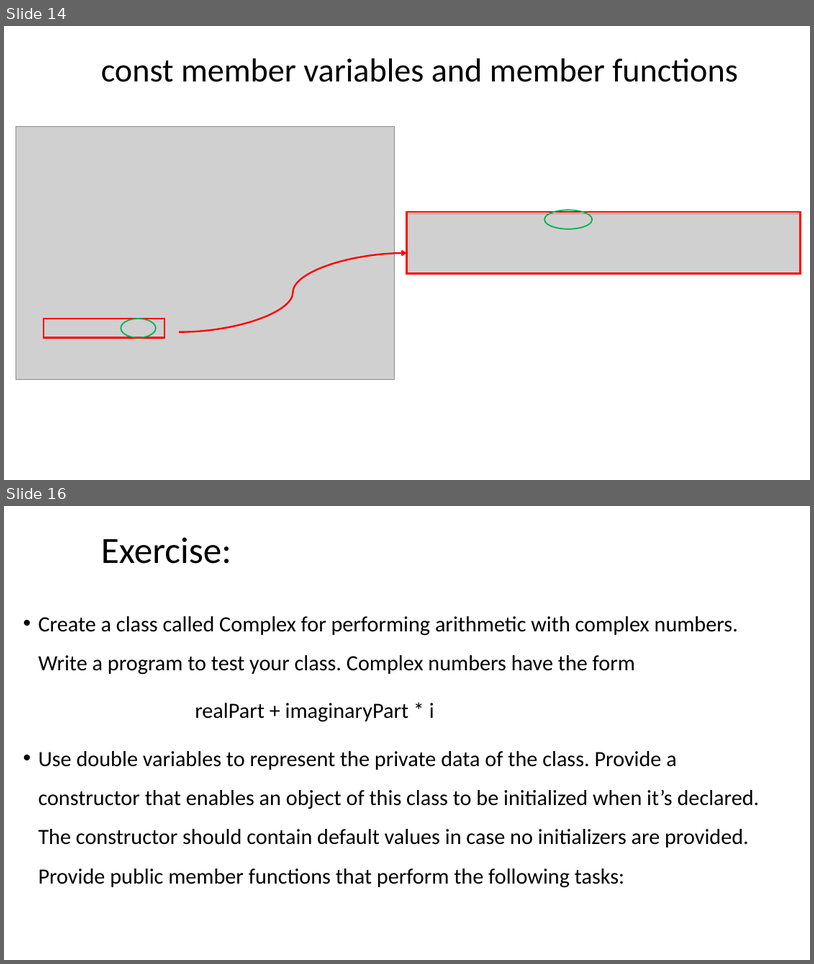
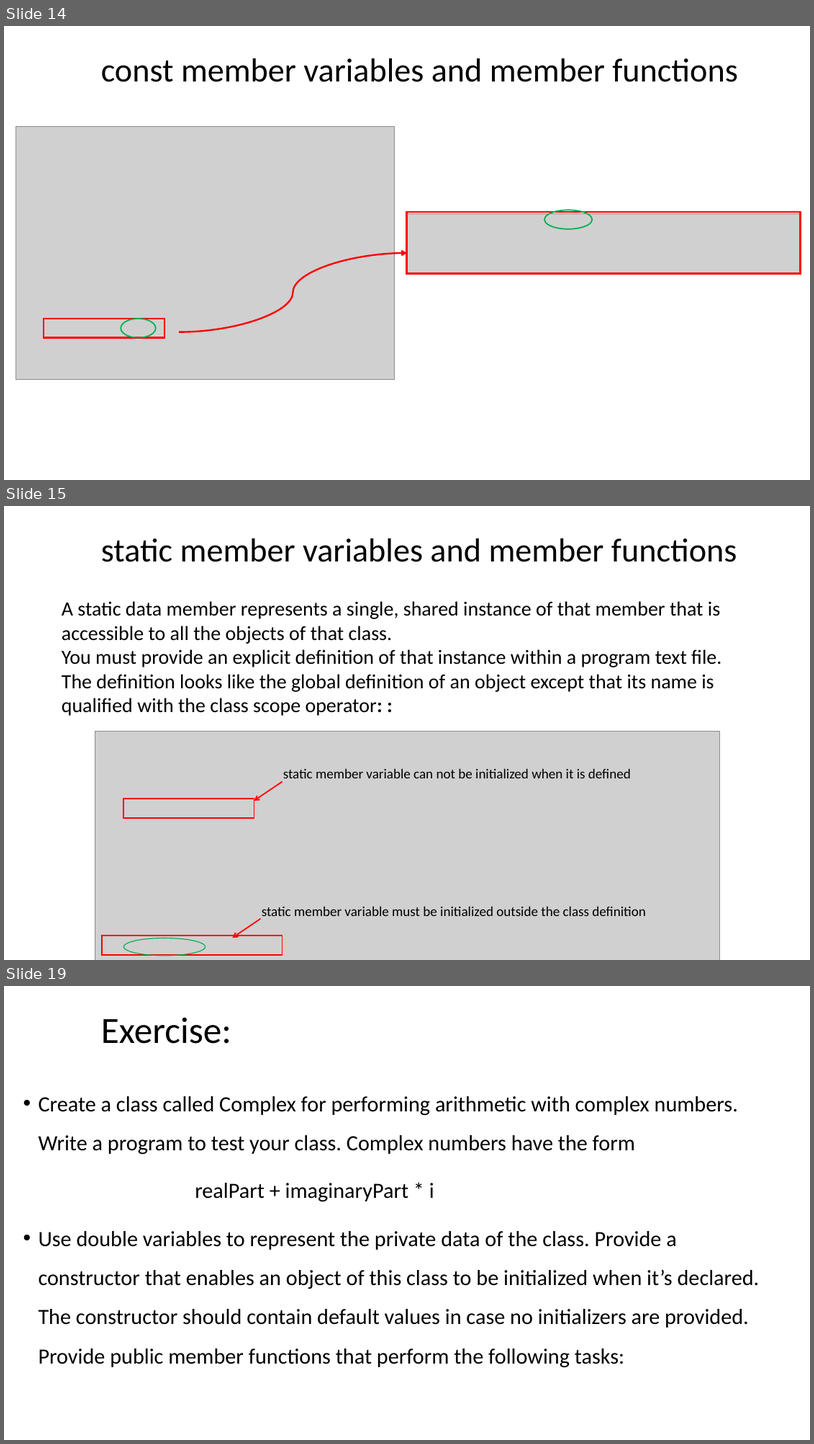
Before and after one commit to dayekuaipao/CPPLearning, a slide deck: week09/Lab09.pptx. Shown one above the other, each under a label of ours: slides 14 and 16 before the commit, slides 14, 15 and 19 after it; the slides between them are not shown. The pictures are 814x964 and 814x1444 pixels, drawn with LibreOffice and Linux fonts; fonts in the diff are those of the drawing; grey boxes stand for pictures; background and template pictures are left out. Boxes give left, top, right and bottom in pixels: in the first picture for what was removed or moved away, otherwise in the second. Text is boxed around its words. In the diff, an @@ line names an element or a change of style, - is before the commit and + after.

```diff
--- a/week09/Lab09.pptx
+++ b/week09/Lab09.pptx
@@ slide 15 added at (x1=4, y1=506, x2=810, y2=960), background #FFFFFF @@
@@ title added at (x1=101, y1=538, x2=737, y2=562), 39.6 pt, text #000000 @@
+static member variables and member functions
@@ text added at (x1=62, y1=601, x2=722, y2=716), 24 pt, text #000000 @@
+A static data member represents a single, shared instance of that member that is accessible to all the objects of that class.
+You must provide an explicit definition of that instance within a program text file. The definition looks like the global definition of an object except that its name is qualified with the class scope operator: :
@@ picture added at (x1=95, y1=731, x2=720, y2=960) @@
@@ arrow added from (282, 781) to (255, 800), #FF0000 1.5 pt @@
@@ text added at (x1=283, y1=768, x2=631, y2=778), 16.3 pt, text #000000 @@
+static member variable can not be initialized when it is defined
@@ rectangle added at (x1=124, y1=798, x2=255, y2=818), outline #FF0000 1.5 pt @@
@@ text added at (x1=262, y1=906, x2=646, y2=916), 16.3 pt, text #000000 @@
+static member variable must be initialized outside the class definition
@@ rectangle added at (x1=102, y1=935, x2=282, y2=955), outline #FF0000 1.5 pt @@
@@ arrow added from (260, 919) to (233, 937), #FF0000 1.5 pt @@
@@ ellipse added at (x1=124, y1=938, x2=206, y2=955), outline #00B050 1 pt @@
@@ what was slide 16 is now slide 19 @@
```
Also in this commit, not shown: 4 slides changed, 2 other slides added.
